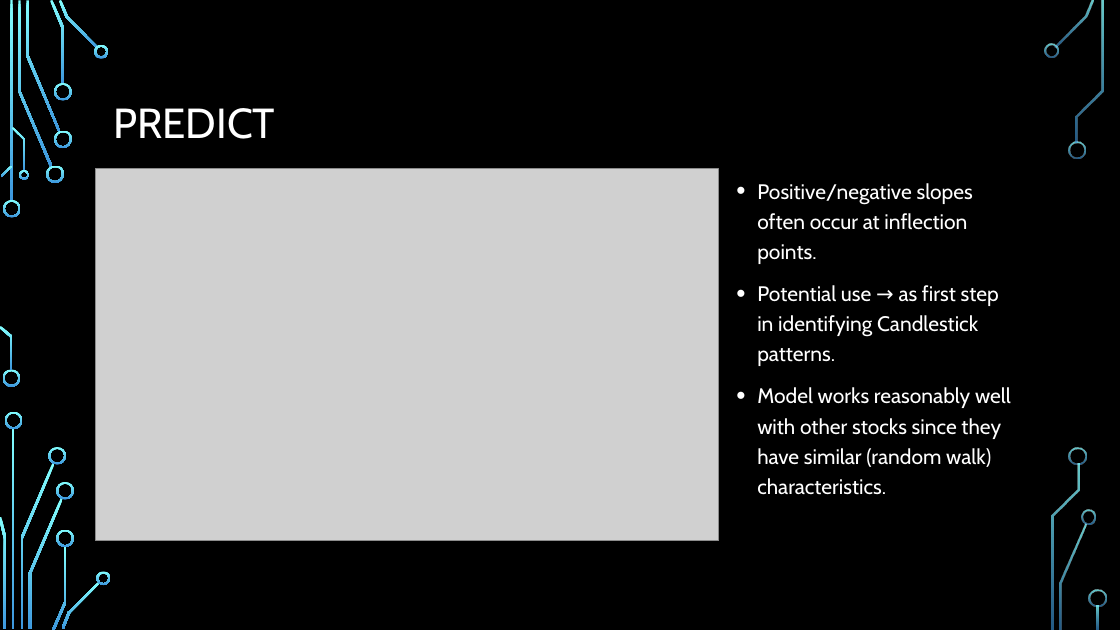
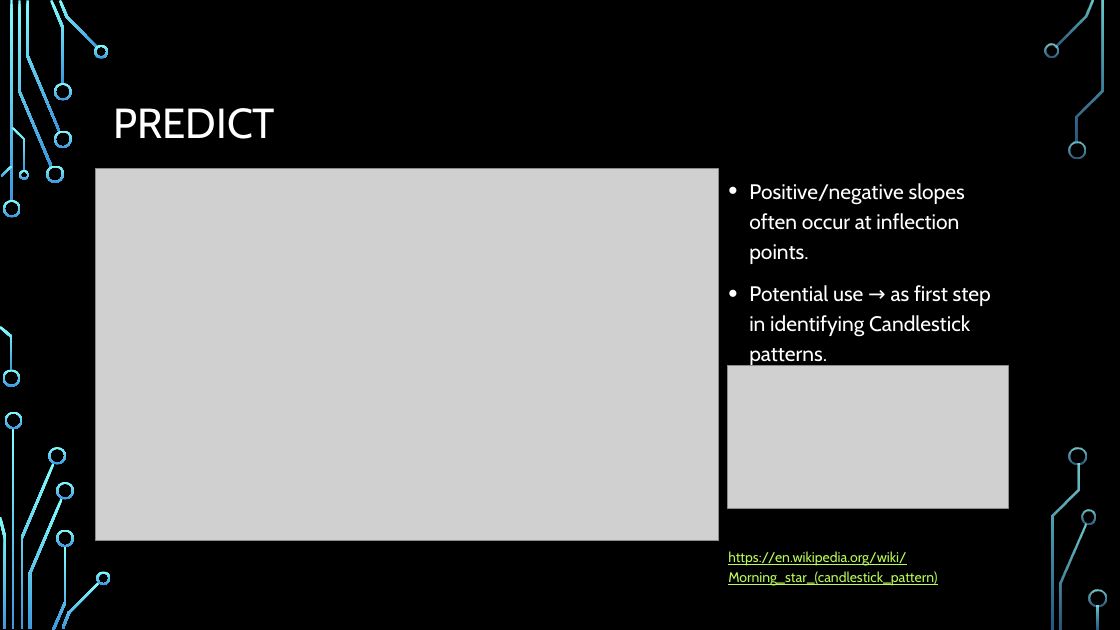
Before and after one commit to anthonyvanderwal/project3-cnn, a slide deck: slide 7 of 2021-02-27 -- anthony vanderwal - project 3 presentation - time series classification with cnn.pptx. Drawn at 1120x630 pixels with LibreOffice and Linux fonts; fonts in the diff are those of the drawing; grey boxes stand for pictures; background and template pictures are left out. Boxes give left, top, right and bottom in pixels: in the first picture for what was removed or moved away, otherwise in the second. Text is boxed around its words. In the diff, an @@ line names an element or a change of style, - is before the commit and + after.

```diff
--- a/2021-02-27 -- anthony vanderwal - project 3 presentation - time series classification with cnn.pptx
+++ b/2021-02-27 -- anthony vanderwal - project 3 presentation - time series classification with cnn.pptx
@@ text "Positive/negative slopes often occur at ...": place and size @@
-text "Positive/negative slopes often occur at ..." at [757, 183, 1011, 495]
+text "Positive/negative slopes often occur at ..." at [728, 183, 991, 586]
@@ picture added at [728, 366, 1009, 509] @@
@@ text at [728, 551, 937, 586]: text changed; size 18 to 12 pt; text colour #FFFFFF to #B8FA56 @@
-• Model works reasonably well with other stocks since they have similar (random walk) characteristics.
+https://en.wikipedia.org/wiki/Morning_star_(candlestick_pattern)
```
Also in this commit, not shown: 3 other slides changed.
